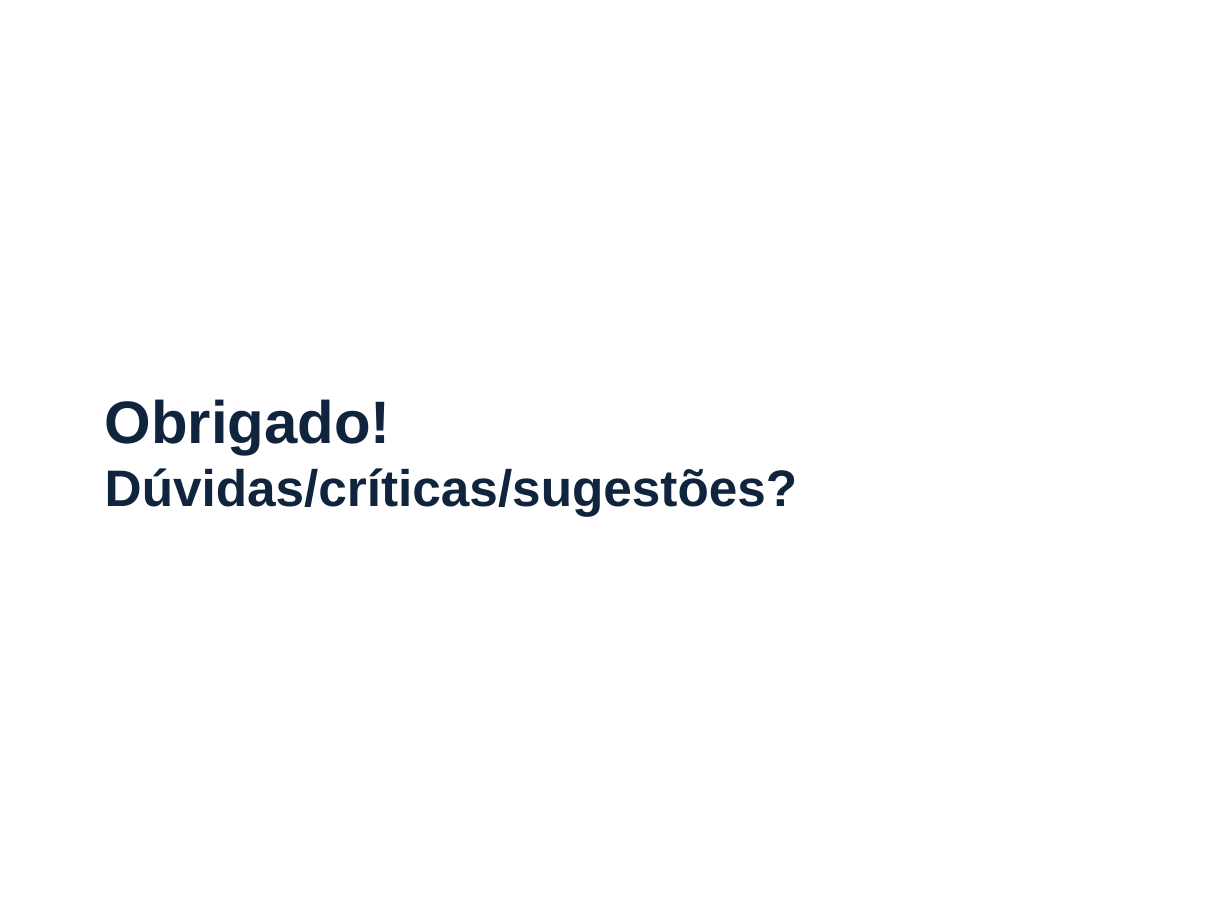
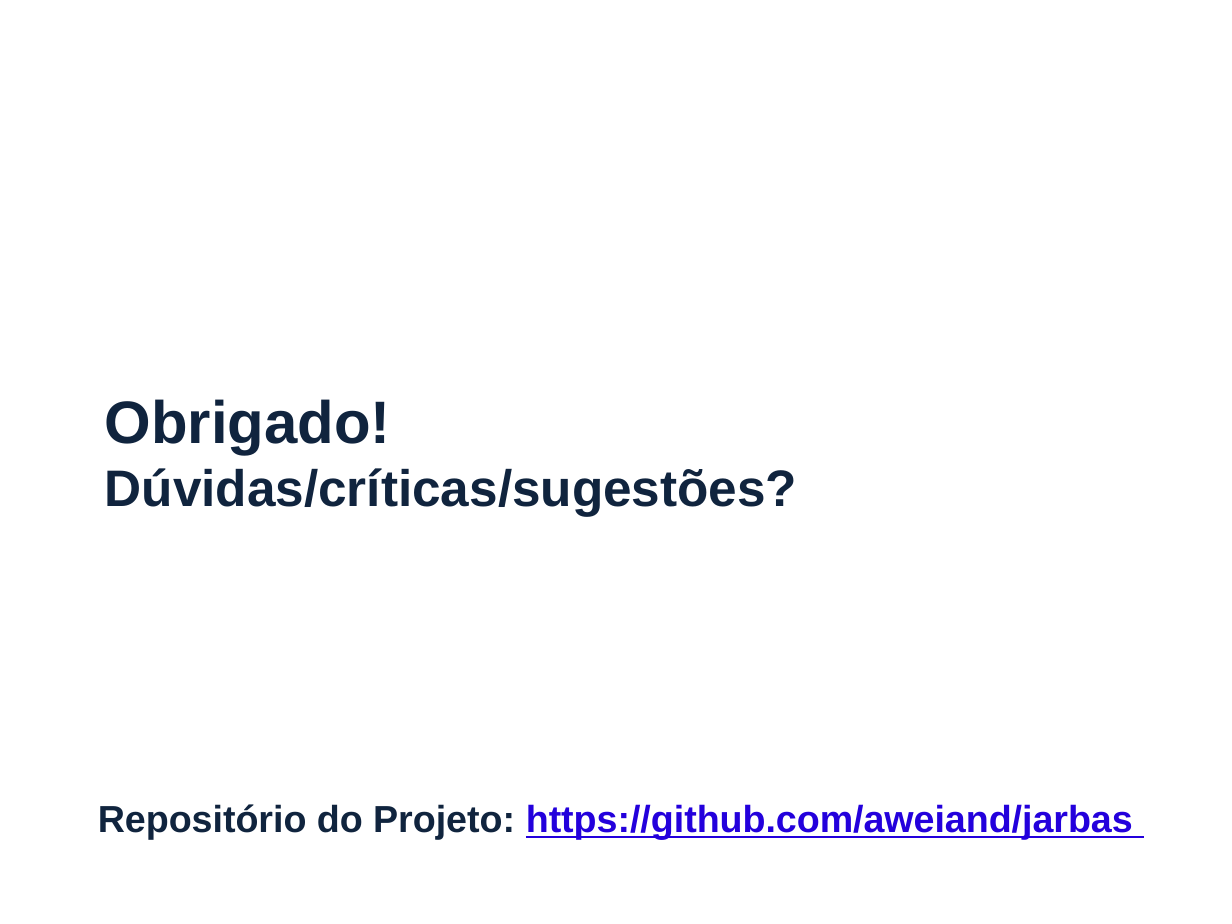
Before and after one commit to aweiand/jarbas, a slide deck: slide 13 of assets/docs/Apresentacao Jarbas.odp (slide 10 before the commit). Drawn at 1232x924 pixels with LibreOffice and Linux fonts; fonts in the diff are those of the drawing; background and template pictures are left out. Boxes give left, top, right and bottom in pixels: in the first picture for what was removed or moved away, otherwise in the second. Text is boxed around its words. In the diff, an @@ line names an element or a change of style, - is before the commit and + after.

```diff
--- a/assets/docs/Apresentacao Jarbas.odp
+++ b/assets/docs/Apresentacao Jarbas.odp
@@ title added at (98, 804, 1133, 840), 22 pt, text #2300DC, bold, underline @@
+Repositório do Projeto: https://github.com/aweiand/jarbas
```
Also in this commit, not shown: 2 other slides changed, 6 slides added, 3 slides removed, 3 other files.
